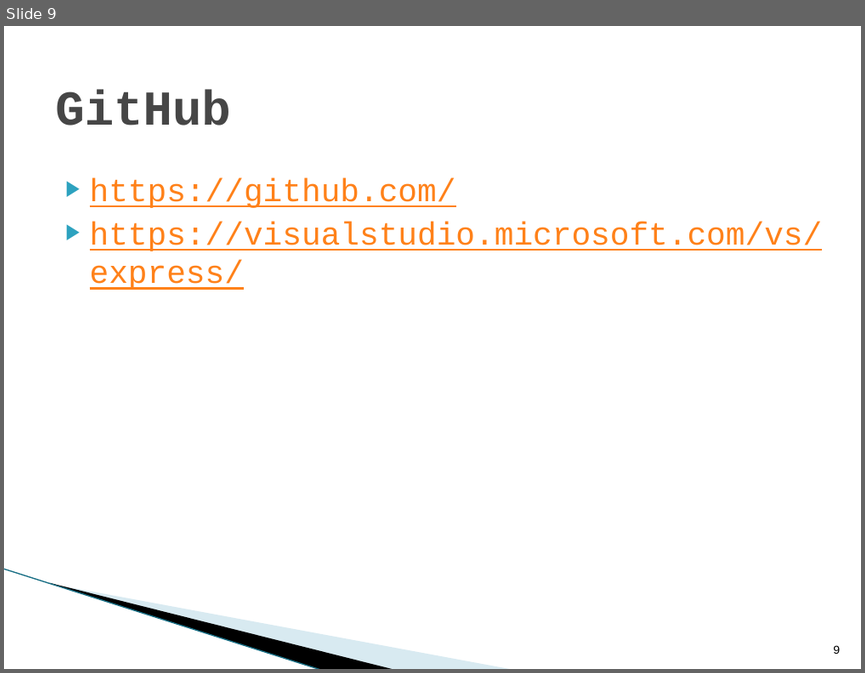
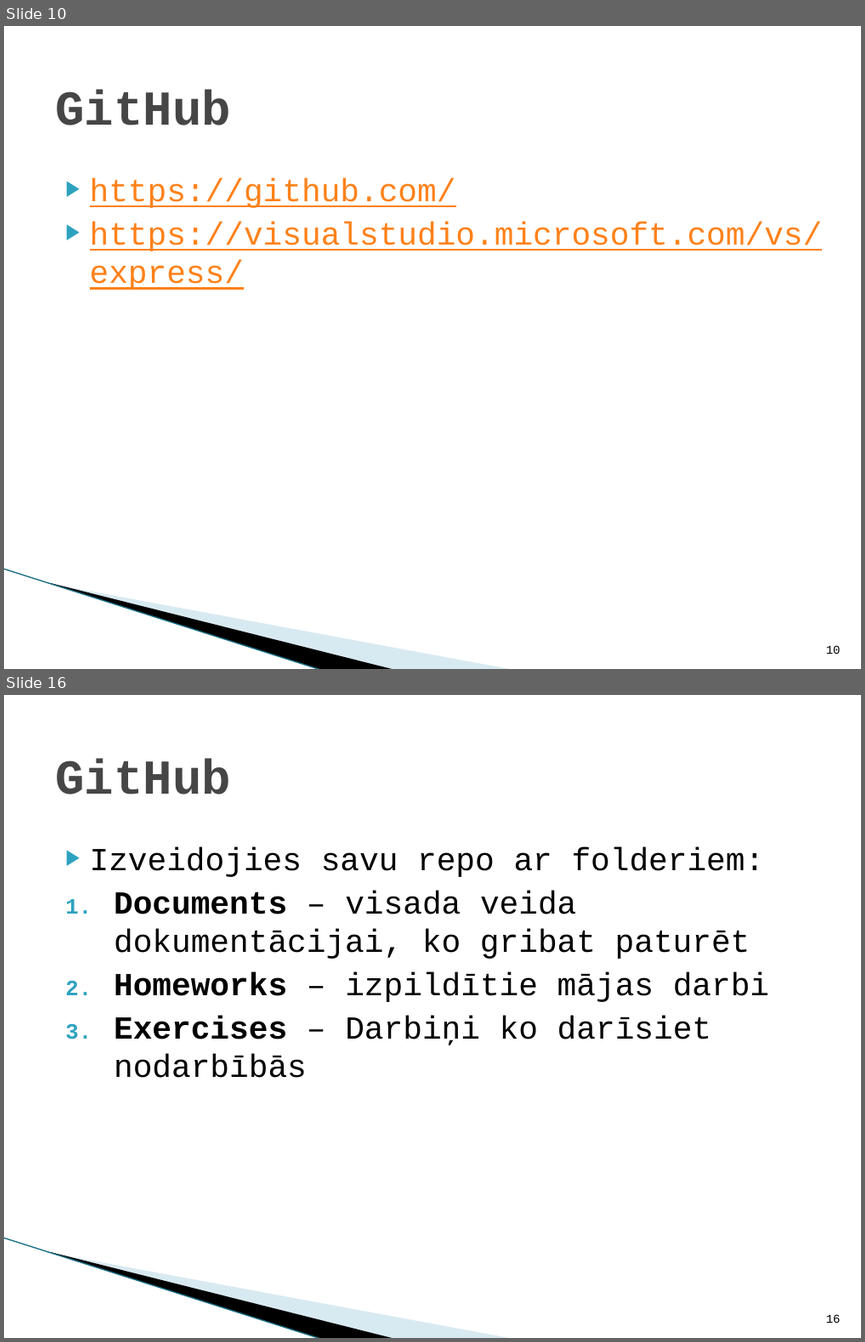
Before and after one commit to Mar15R/Java1, a slide deck: Presentation/1_Nodarbība.pptx. Shown one above the other, each under a label of ours: slide 9 before the commit, slides 10 and 16 after it; the slides between them are not shown. The pictures are 865x673 and 865x1342 pixels, drawn with LibreOffice and Linux fonts; fonts in the diff are those of the drawing; background and template pictures are left out. Boxes give left, top, right and bottom in pixels: in the first picture for what was removed or moved away, otherwise in the second. Text is boxed around its words. In the diff, an @@ line names an element or a change of style, - is before the commit and + after.

Commit message:
ppt update

```diff
--- a/Presentation/1_Nodarbība.pptx
+++ b/Presentation/1_Nodarbība.pptx
@@ slide 16 added at [4,695,861,1338], background #FFFFFF; not listed: 3 template elements that a slide beside it also shows @@
@@ title added at [55,758,231,794], 41 pt, text #464646, bold @@
+GitHub
@@ text added at [90,847,769,1077], 27 pt, text #000000 @@
+▶ Izveidojies savu repo ar folderiem:
+1. Documents – visada veida dokumentācijai, ko gribat paturēt
+2. Homeworks – izpildītie mājas darbi
+3. Exercises – Darbiņi ko darīsiet nodarbībās
@@ page number added at [826,1314,840,1322], 10 pt, text #000000 @@
+16
@@ what was slide 9 is now slide 10 @@
@@ page number at [826,645,840,653]: text changed @@
-9
+10
```
Also in this commit, not shown: 6 other slides added, 1 slide removed.
